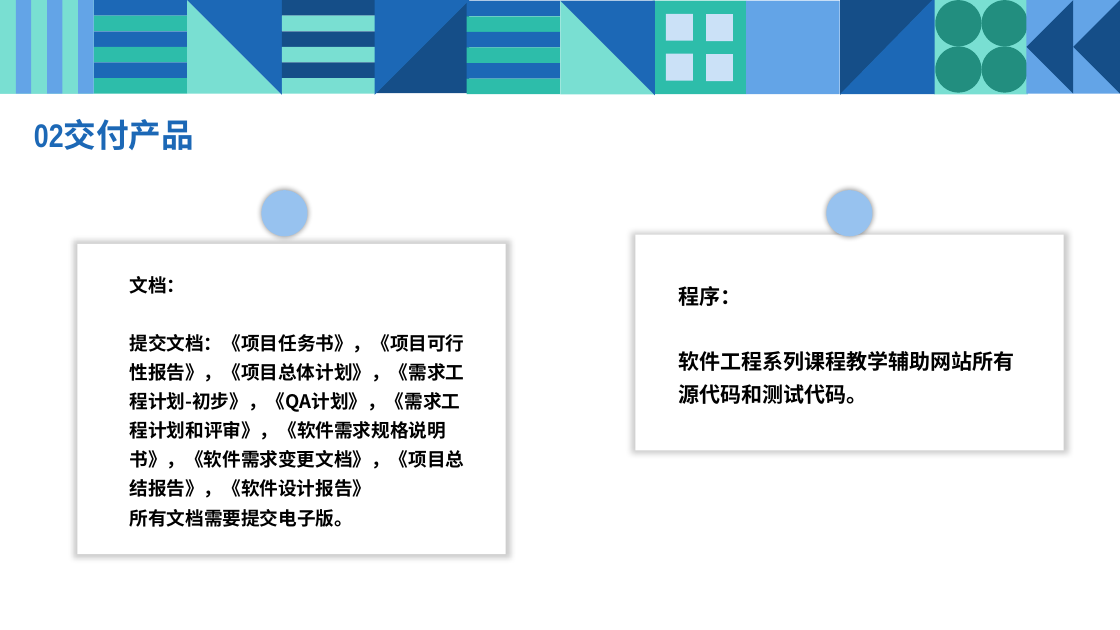
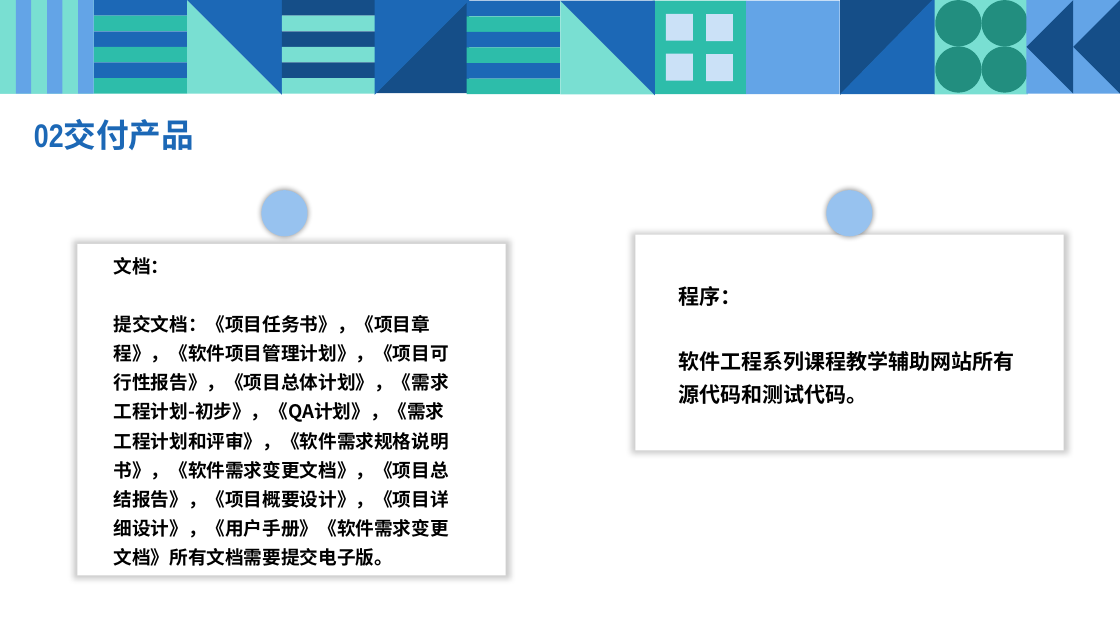
Before and after one commit to JanHonan/store, a slide deck: slide 10 of ppt/PRD2017-G2-项目计划PPT.pptx (slide 9 before the commit). Drawn at 1120x630 pixels with LibreOffice and Linux fonts; fonts in the diff are those of the drawing. Boxes give left, top, right and bottom in pixels: in the first picture for what was removed or moved away, otherwise in the second. Text is boxed around its words. In the diff, an @@ line names an element or a change of style, - is before the commit and + after.

Commit message:
项目计划  1.0.4.171028   项目计划ppt    1.0.4.171028   版本号命名规范

```diff
--- a/ppt/PRD2017-G2-项目计划PPT.pptx
+++ b/ppt/PRD2017-G2-项目计划PPT.pptx
@@ rectangle: place and size @@
-rectangle at <box>77,244,506,554</box>
+rectangle at <box>77,244,506,576</box>
@@ text "文档：": place and size @@
-text "文档：" at <box>130,276,465,527</box>
+text "文档：" at <box>114,257,449,566</box>
@@ text at <box>114,315,449,566</box>: text changed @@
-提交文档：《项目任务书》，《项目可行性报告》，《项目总体计划》，《需求工程计划-初步》，《QA计划》，《需求工程计划和评审》，《软件需求规格说明书》，《软件需求变更文档》，《项目总结报告》，《软件设计报告》
-所有文档需要提交电子版。
+提交文档：《项目任务书》，《项目章程》，《软件项目管理计划》，《项目可行性报告》，《项目总体计划》，《需求工程计划-初步》，《QA计划》，《需求工程计划和评审》，《软件需求规格说明书》，《软件需求变更文档》，《项目总结报告》，《项目概要设计》，《项目详细设计》，《用户手册》《软件需求变更文档》所有文档需要提交电子版。
```
Also in this commit, not shown: 4 other slides changed, 1 slide added, 2 other files.
